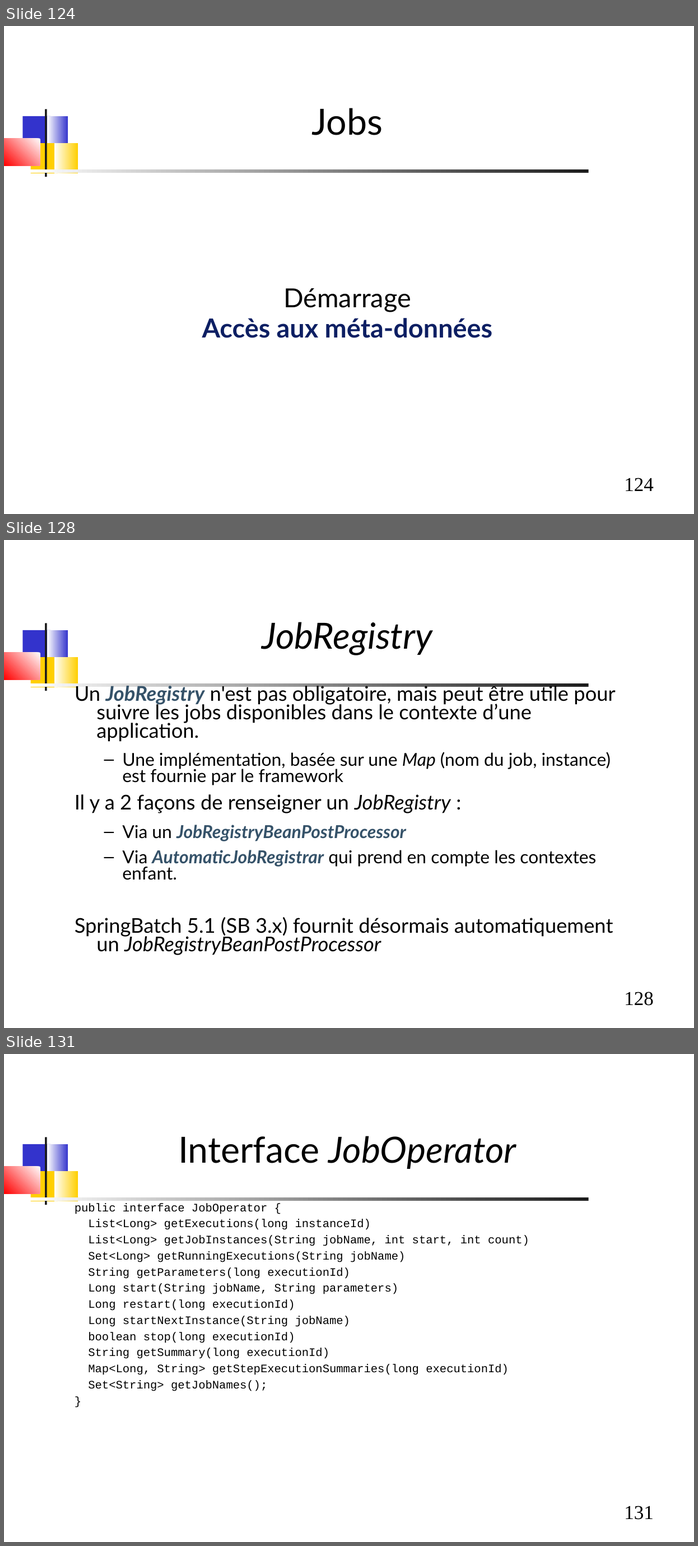
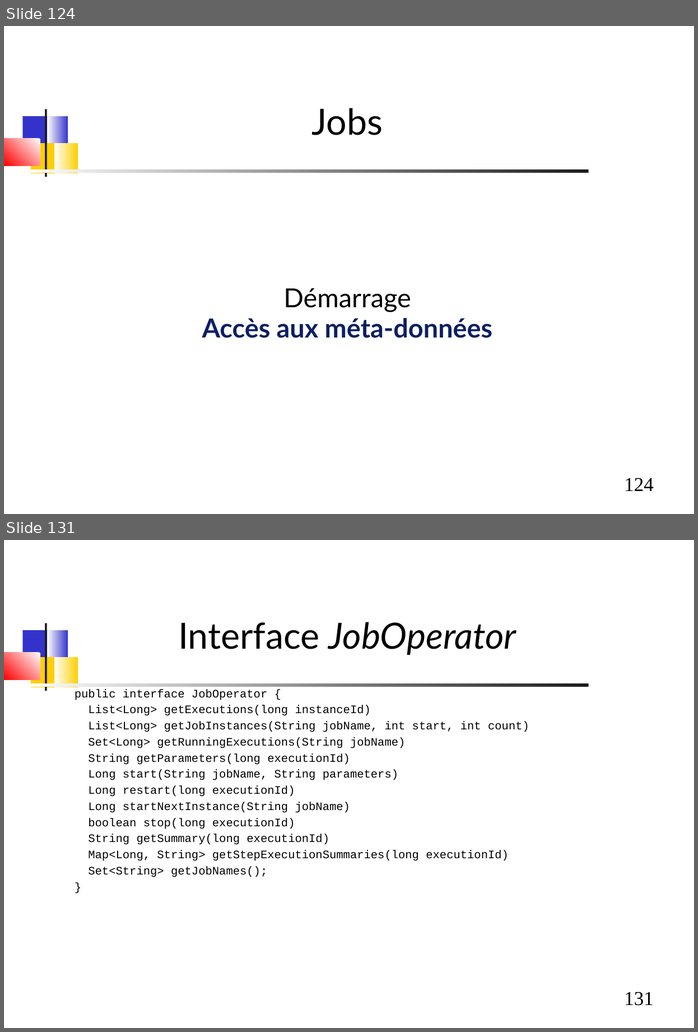
Before and after one commit to dthibau/springbatch, a slide deck: SpringBatch.odp. Shown one above the other, each under a label of ours: slides 124, 128 and 131 before the commit, slides 124 and 131 after it; the slides between them are not shown. The pictures are 698x1546 and 698x1032 pixels, drawn with LibreOffice and Linux fonts; fonts in the diff are those of the drawing. Boxes give left, top, right and bottom in pixels: in the first picture for what was removed or moved away, otherwise in the second. Text is boxed around its words. In the diff, an @@ line names an element or a change of style, - is before the commit and + after.

```diff
--- a/SpringBatch.odp
+++ b/SpringBatch.odp
@@ slide 128 removed at [4,540,694,1028], background #FFFFFF; not listed: 8 template elements that a slide beside it also shows @@
@@ title removed at [262,622,433,655] @@
-JobRegistry
@@ text removed at [75,683,615,955] @@
-Un JobRegistry n'est pas obligatoire, mais peut être utile pour suivre les jobs disponibles dans le contexte d’une application.
-  – Une implémentation, basée sur une Map (nom du job, instance) est fournie par le framework
-Il y a 2 façons de renseigner un JobRegistry :
-  – Via un JobRegistryBeanPostProcessor
-  – Via AutomaticJobRegistrar qui prend en compte les contextes enfant.
-SpringBatch 5.1 (SB 3.x) fournit désormais automatiquement un JobRegistryBeanPostProcessor
```
Also in this commit, not shown: 8 slides changed, 2 other slides removed, 2 other files.
